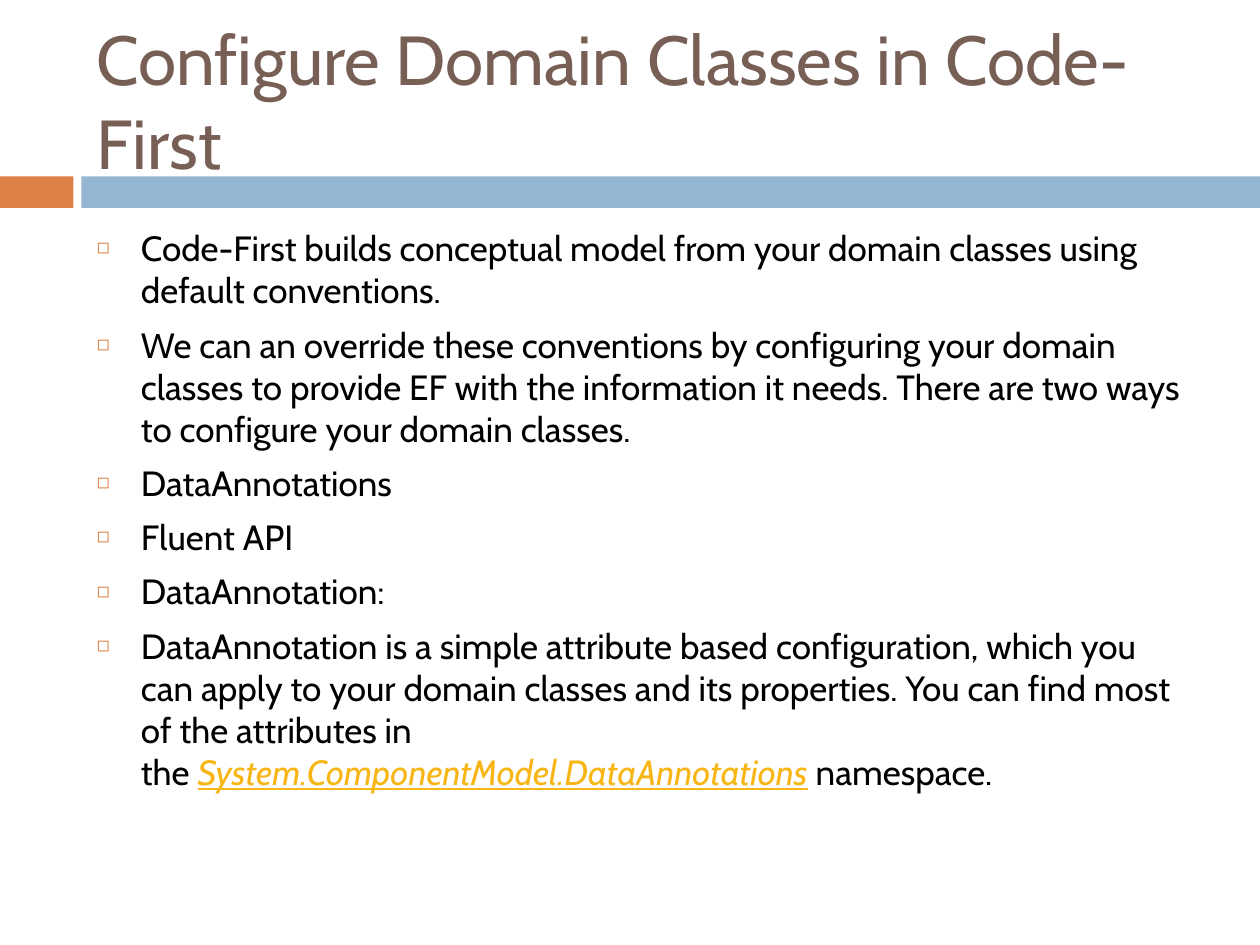
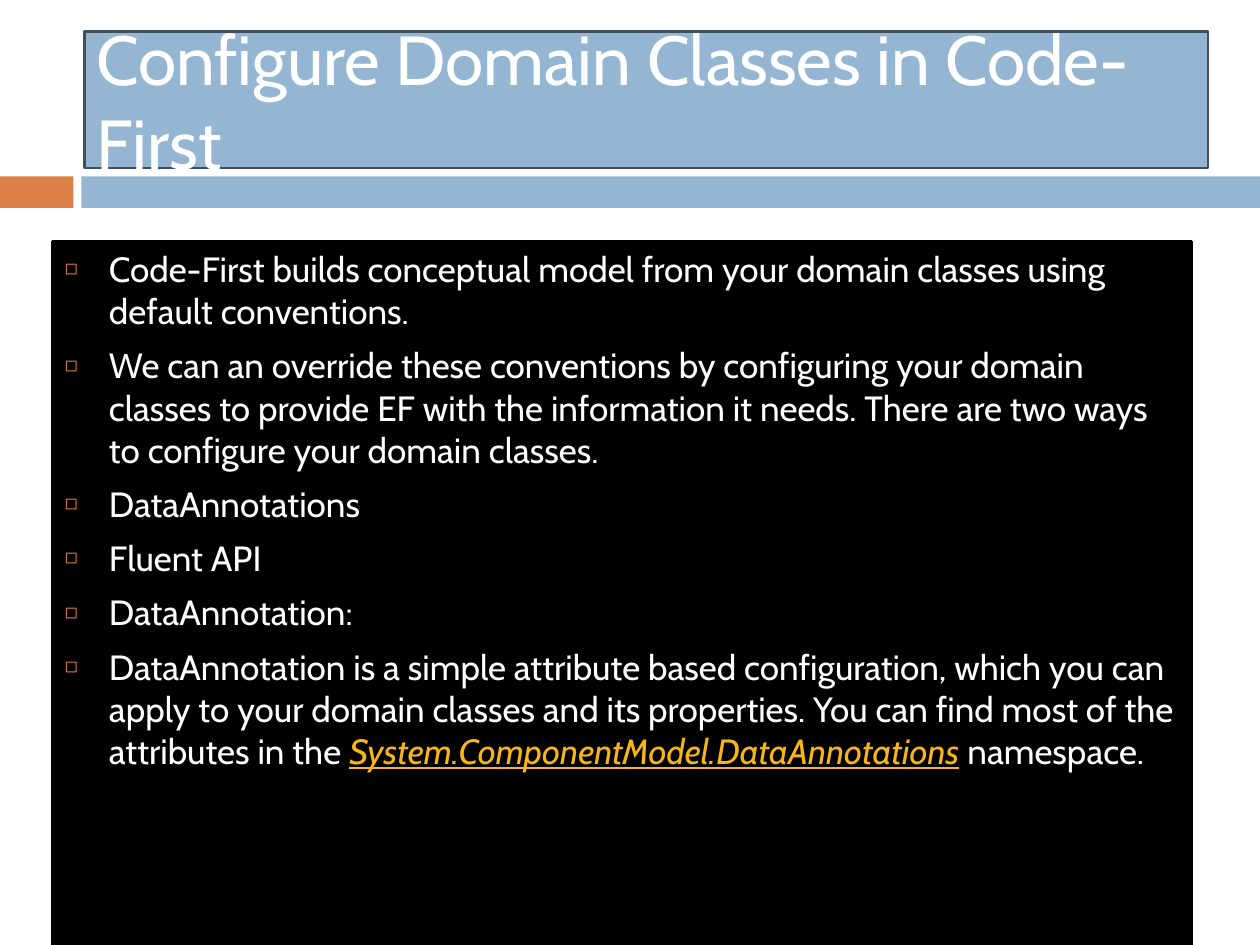
Before and after one commit to sandotnet/DotnetCore-React-080724, a slide deck: slide 20 of EF/PPT/EnityFramework_Core.pptx. Drawn at 1260x945 pixels with LibreOffice and Linux fonts; fonts in the diff are those of the drawing. Boxes give left, top, right and bottom in pixels: in the first picture for what was removed or moved away, otherwise in the second. Text is boxed around its words. In the diff, an @@ line names an element or a change of style, - is before the commit and + after.

```diff
--- a/EF/PPT/EnityFramework_Core.pptx
+++ b/EF/PPT/EnityFramework_Core.pptx
@@ title "Configure Domain Classes in Code-First": place and size @@
-title "Configure Domain Classes in Code-First" at bbox=[97, 33, 1128, 184]
+title "Configure Domain Classes in Code-First" at bbox=[84, 32, 1208, 168]
@@ title "Configure Domain Classes in Code-First" at bbox=[84, 32, 1208, 168]: text colour #775F55 to #FFFFFF; fill none to #94B6D2; outline none to #41505C 1.5 pt @@
@@ text "Code-First builds conceptual model from ...": place and size @@
-text "Code-First builds conceptual model from ..." at bbox=[141, 234, 1180, 793]
+text "Code-First builds conceptual model from ..." at bbox=[53, 242, 1192, 945]
@@ text "Code-First builds conceptual model from ..." at bbox=[53, 242, 1192, 945]: text colour #000000 to #FFFFFF; fill none to #000000; outline none to #000000 1.5 pt @@
```
Also in this commit, not shown: 1 other slide changed.
